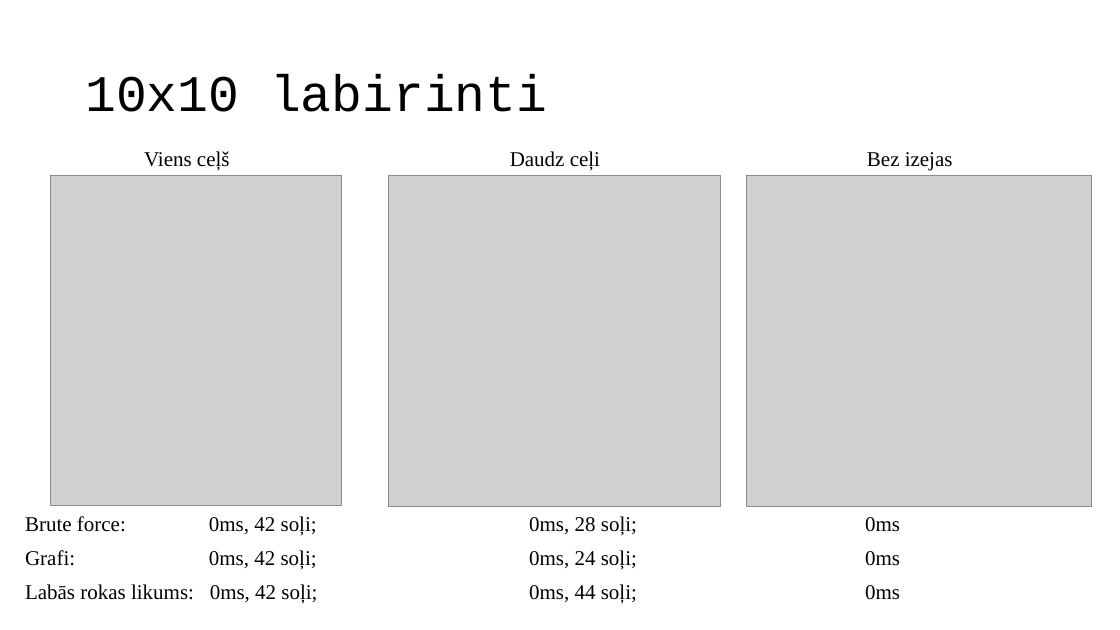
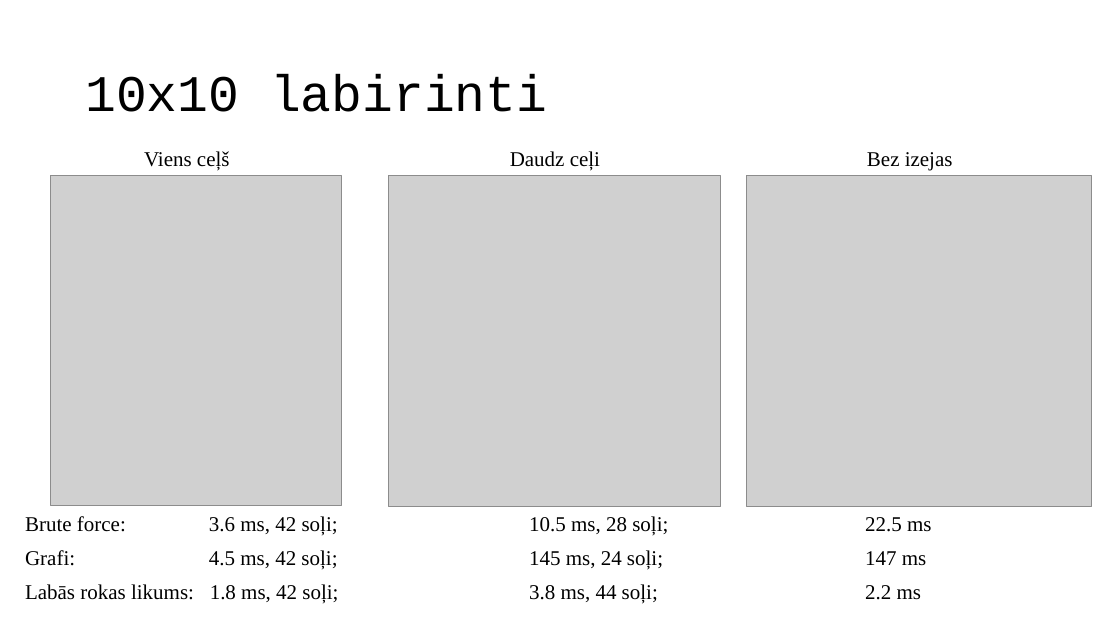
Before and after one commit to petrgabuniia/labirint, a slide deck: slide 3 of POGramētāji.pptx. Drawn at 1120x630 pixels with LibreOffice and Linux fonts; fonts in the diff are those of the drawing; grey boxes stand for pictures; background and template pictures are left out. Boxes give left, top, right and bottom in pixels: in the first picture for what was removed or moved away, otherwise in the second. Text is boxed around its words. In the diff, an @@ line names an element or a change of style, - is before the commit and + after.

```diff
--- a/POGramētāji.pptx
+++ b/POGramētāji.pptx
@@ text at <box>25,516,931,536</box>: text changed @@
-Brute force: 0ms, 42 soļi; 0ms, 28 soļi; 0ms
+Brute force: 3.6 ms, 42 soļi; 10.5 ms, 28 soļi; 22.5 ms
@@ text at <box>25,550,926,570</box>: text changed @@
-Grafi: 0ms, 42 soļi; 0ms, 24 soļi; 0ms
+Grafi: 4.5 ms, 42 soļi; 145 ms, 24 soļi; 147 ms
@@ text at <box>25,584,921,604</box>: text changed @@
-Labās rokas likums: 0ms, 42 soļi; 0ms, 44 soļi; 0ms
+Labās rokas likums: 1.8 ms, 42 soļi; 3.8 ms, 44 soļi; 2.2 ms
```
Also in this commit, not shown: 3 other slides changed.
